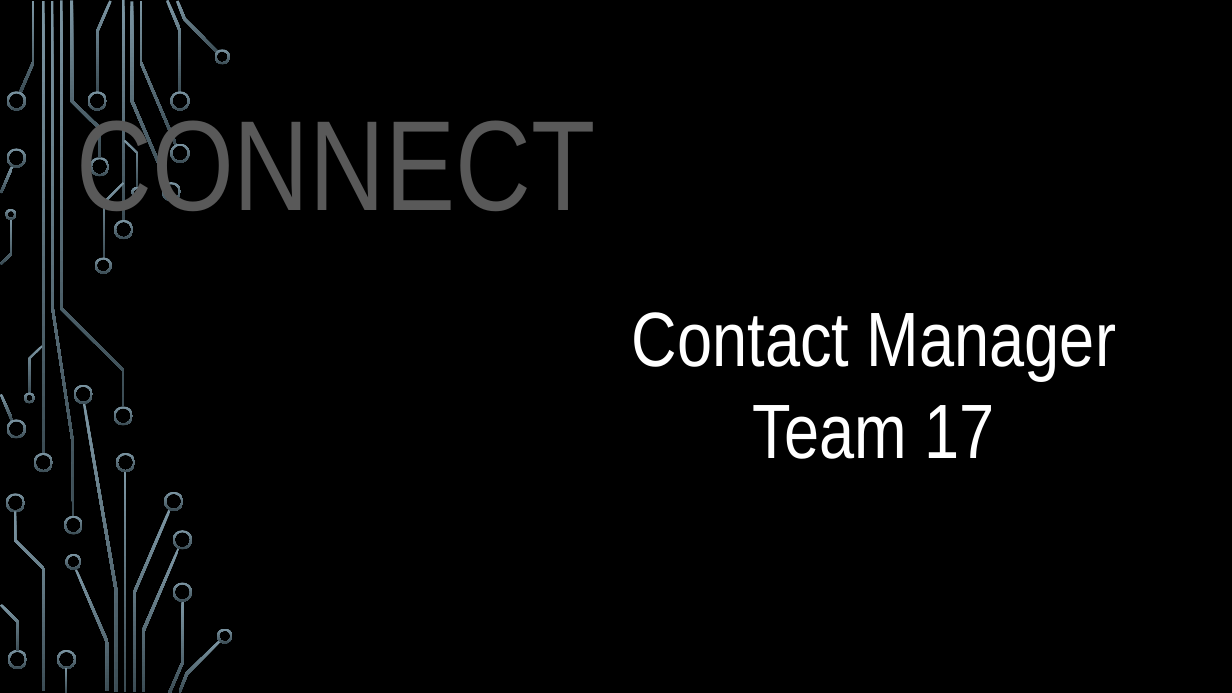
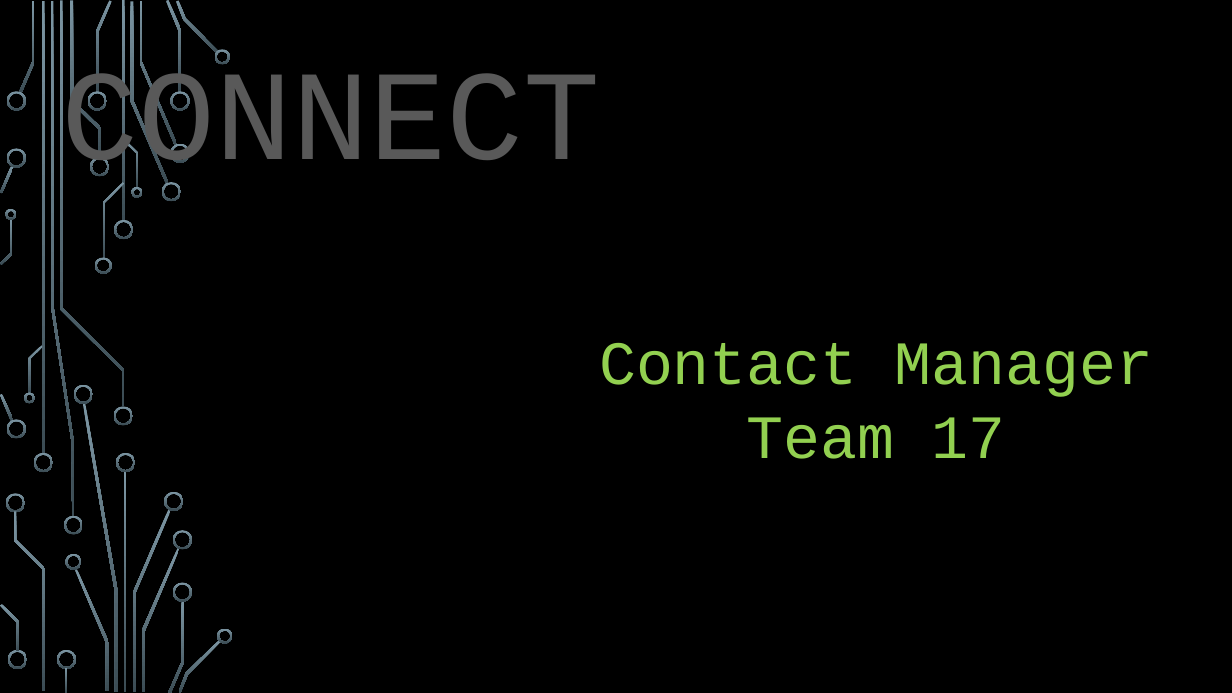
Before and after one commit to dugoatboy/COP4331-Group17-SmallProject, a slide deck: slide 1 of CONNECT.pptm. Drawn at 1232x693 pixels with LibreOffice and Linux fonts; fonts in the diff are those of the drawing; background and template pictures are left out. Boxes give left, top, right and bottom in pixels: in the first picture for what was removed or moved away, otherwise in the second. Text is boxed around its words. In the diff, an @@ line names an element or a change of style, - is before the commit and + after.

```diff
--- a/CONNECT.pptm
+++ b/CONNECT.pptm
@@ title "CONNECT": place and size @@
-title "CONNECT" at bbox=[76, 106, 595, 233]
+title "CONNECT" at bbox=[62, 67, 600, 194]
@@ title "CONNECT" at bbox=[62, 67, 600, 194]: font Arial Narrow to Courier New @@
@@ text "Contact Manager Team 17": place and size @@
-text "Contact Manager Team 17" at bbox=[632, 312, 1116, 459]
+text "Contact Manager Team 17" at bbox=[599, 343, 1154, 459]
@@ text "Contact Manager Team 17" at bbox=[599, 343, 1154, 459]: size 60 to 48 pt, font Arial Narrow to Courier New, text colour #FFFFFF to #92D050 @@
```
Also in this commit, not shown: 6 other slides changed, 1 slide added, 1 slide removed.
